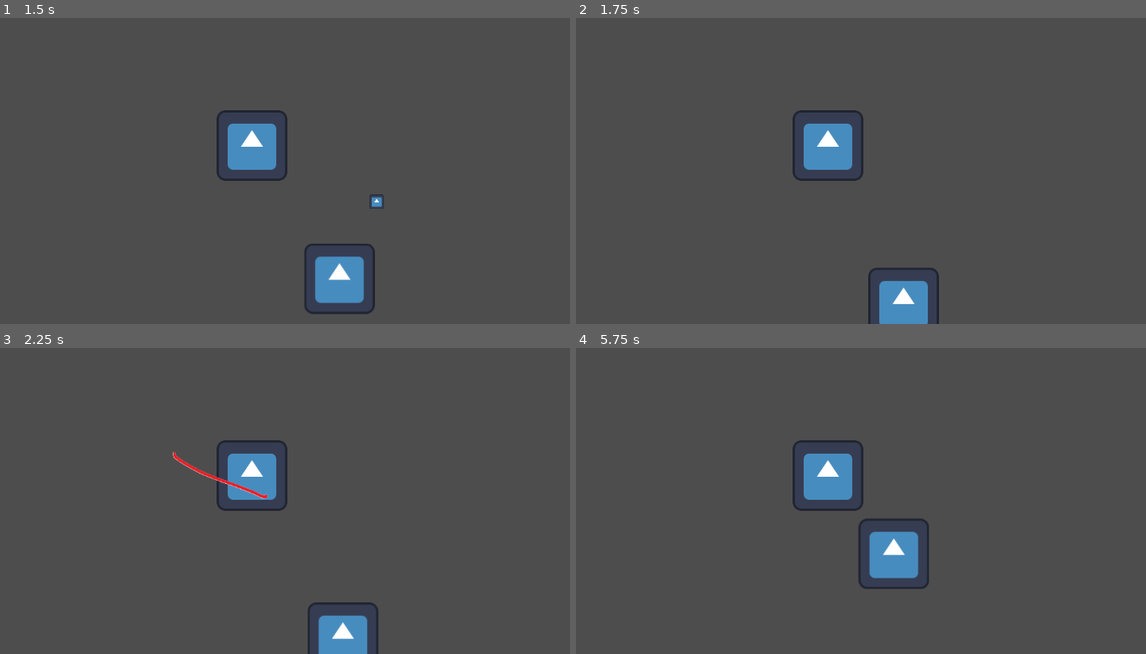
Above: before the commit, frames 1-4 (two rows, left to right).
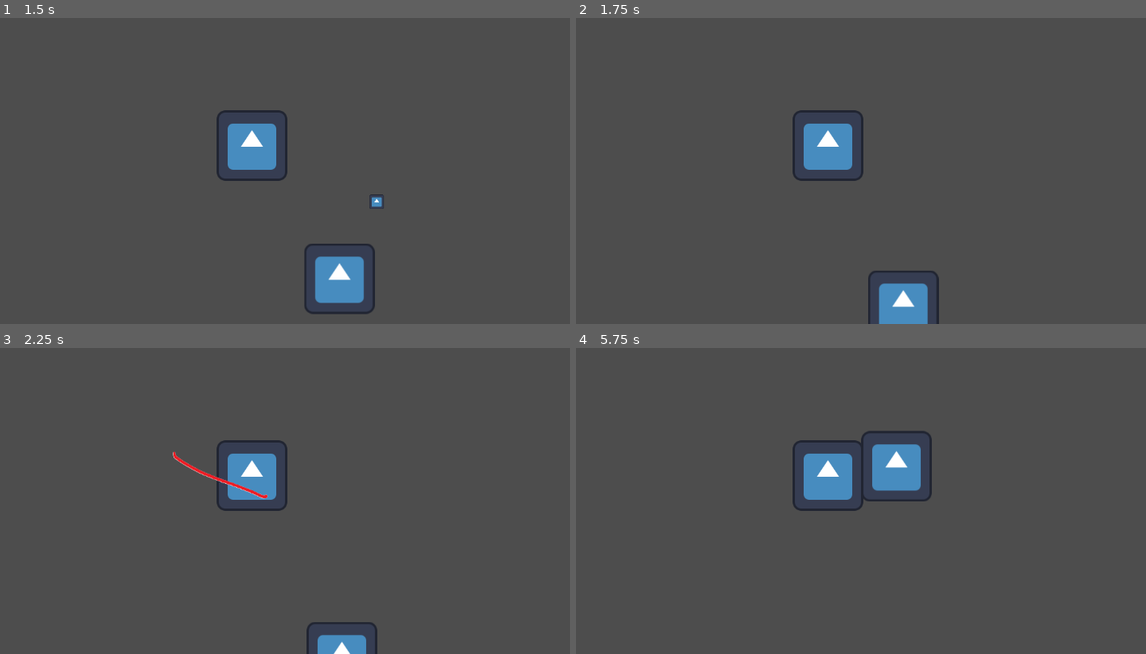
Above: after the commit, the same moments.

Repository: kschulz20/scream-jam-2024
Game: Godot game, scene res://src/main.tscn
The game is run twice, just before and just after one commit, with the same random seed, the same clock (stepped at 60 frames per second) and the same inputs. The engine's default icon, where the game draws it, is replaced by a stand-in: a white triangle on a blue panel in a dark square.
Inputs (mouse positions are in pixels of both pictures, inside the frame that each line leads up to):
- Up to frame 1 (1.5 s): move the mouse to (222, 216) at 0.52 s; hold W (move_up) from 0.53 s (still down); click (222, 216) at 0.6 s; move the mouse to (444, 198) at 1.27 s; right-click (444, 198) at 1.35 s
- Up to frame 2 (1.75 s): keep holding W (move_up)
- Up to frame 3 (2.25 s): move the mouse to (62, 421) at 2.02 s; release W (move_up) at 2.03 s; hold A (move_left) from 2.03 s (still down); click (62, 421) at 2.1 s
- Up to frame 4 (5.75 s): move the mouse to (861, 476) at 2.77 s; right-click (861, 476) at 2.85 s; click (861, 476) at 2.92 s; move the mouse to (729, 387) at 3.52 s; release A (move_left) at 3.53 s; hold S (move_down) 3.53-4.28 s; click (729, 387) at 3.6 s; move the mouse to (969, 458) at 4.27 s; hold D (move_right) 4.28-5.03 s; right-click (969, 458) at 4.35 s; move the mouse to (701, 494) at 5.02 s; hold W (move_up) from 5.03 s (still down); click (701, 494) at 5.1 s

Frame 1 is identical in both runs. In frame 2, 0.3% of the frame differs, in the area x 51-64%, y 81-100%; in frame 3, 1.0%; in frame 4, 3.3%, in the area x 49-63%, y 27-79%.

Commit message:
added spawn manager + fixed hitbox_type detection

Diff:
--- a/src/Entities/MVPEnemy/enemy.gd
+++ b/src/Entities/MVPEnemy/enemy.gd
@@ -26,9 +26,9 @@
 
 # Enemy hurtbox made contact with weapon - do damage
 func _on_area_entered(area: Area2D) -> void:
-	print("Enemy received: " + area.hitbox_type)
-	if (weapon_hitbox_types.has(area.hitbox_type)):
-		health -= area.get_damage()
-		if (health <= 0):
-			queue_free()
-	# TODO: HEY KYLER MAKE THE PROJECTILE DO DAMAGE
+	if ("hitbox_type" in area):
+		print("Enemy received: " + area.hitbox_type)
+		if (weapon_hitbox_types.has(area.hitbox_type)):
+			health -= area.get_damage()
+			if (health <= 0):
+				queue_free()
--- a/src/main.tscn
+++ b/src/main.tscn
@@ -1,8 +1,9 @@
-[gd_scene load_steps=6 format=3 uid="uid://owpaq245hh2l"]
+[gd_scene load_steps=7 format=3 uid="uid://owpaq245hh2l"]
 
 [ext_resource type="PackedScene" uid="uid://q772sl7sx1ey" path="res://src/Entities/Player/player_character.tscn" id="1_wblpv"]
 [ext_resource type="PackedScene" uid="uid://3k1pyy0hhb37" path="res://src/Entities/MVPEnemy/enemy.tscn" id="2_gv313"]
 [ext_resource type="Texture2D" uid="uid://bj7l42iw8ukom" path="res://assets/player/icon.svg" id="3_lyv6t"]
+[ext_resource type="Script" path="res://src/spawn_manager.gd" id="4_k52d0"]
 
 [sub_resource type="CapsuleShape2D" id="CapsuleShape2D_wj6wx"]
 radius = 60.0
@@ -28,3 +29,19 @@
 
 [node name="CollisionShape2D2" type="CollisionShape2D" parent="Enemy"]
 shape = SubResource("CapsuleShape2D_tpfj1")
+
+[node name="Enemies" type="Node" parent="."]
+
+[node name="SpawnManager" type="Node" parent="."]
+script = ExtResource("4_k52d0")
+enemy_scene = ExtResource("2_gv313")
+
+[node name="EnemySpawn1" type="Marker2D" parent="SpawnManager"]
+
+[node name="EnemySpawn2" type="Marker2D" parent="SpawnManager"]
+position = Vector2(1153, 3)
+
+[node name="EnemySpawnTimer" type="Timer" parent="SpawnManager"]
+wait_time = 10.0
+
+[connection signal="timeout" from="SpawnManager/EnemySpawnTimer" to="SpawnManager" method="_on_enemy_spawn_timer_timeout"]
